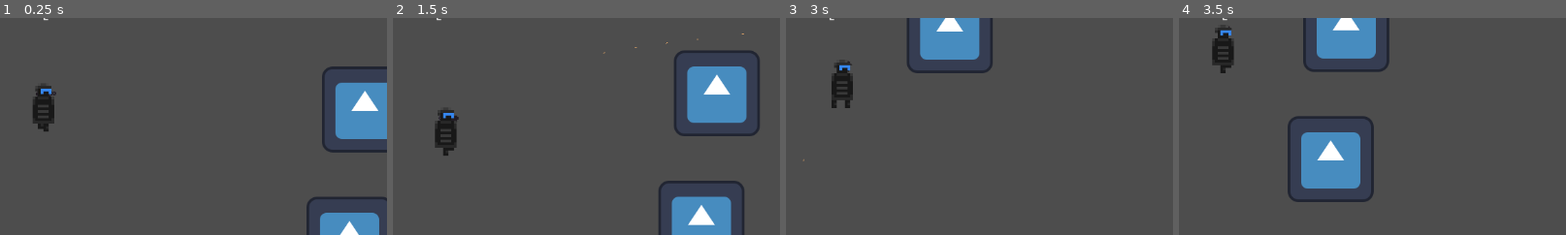
Above: before the commit, frames 1-4 (left to right).
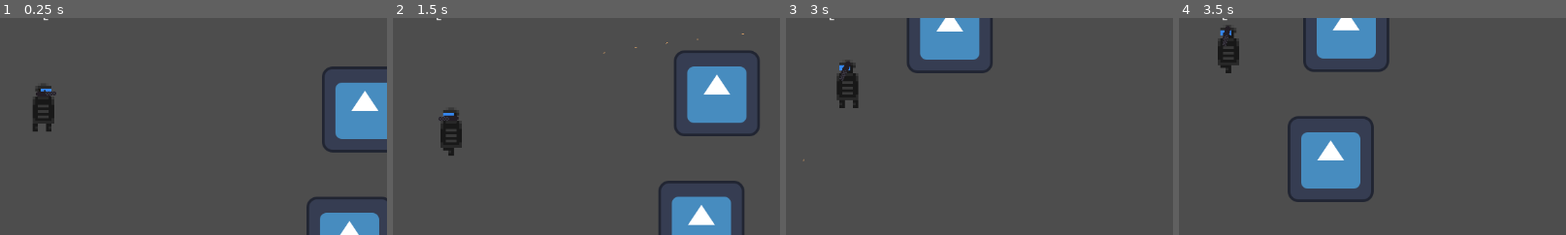
Above: after the commit, the same moments.

Repository: pingwin01games/BialJam2024
Game: Godot game, scene res://scene/world.tscn
Two runs of this game, one before a commit and one after it. Both use one fixed random seed, a clock stepped at 60 frames per second and the inputs below. The engine's default icon, where the game draws it, is replaced by a stand-in: a white triangle on a blue panel in a dark square.
Inputs (mouse positions are % of the whole screen's width and height, from its top left):
- Up to frame 1 (0.25 s): no input
- Up to frame 2 (1.5 s): tap Enter (ui_accept) at 0.5, 0.77 s; move the mouse to (72, 45) at 0.52 s; press the mouse at (72, 45) at 0.53 s; hold Right (ui_right) 0.53-1.28 s; move the mouse to (30, 55) at 1.27 s; release the mouse at (30, 55) at 1.28 s; hold Down (ui_down) from 1.28 s (still down); click (30, 55) at 1.35 s
- Up to frame 3 (3 s): tap Enter (ui_accept) at 1.52 s; move the mouse to (60, 28) at 2.02 s; release Down (ui_down) at 2.03 s; press the mouse at (60, 28) at 2.03 s; hold Right (ui_right) 2.03-2.78 s; move the mouse to (45, 70) at 2.77 s; release the mouse at (45, 70) at 2.78 s; hold Up (ui_up) from 2.78 s (still down); click (45, 70) at 2.85 s
- Up to frame 4 (3.5 s): keep holding Up (ui_up); tap Enter (ui_accept) at 3.02 s
The pictures show only the part of the screen within x 44-94%, y 33-82%; the shares and areas given below are measured in that part.

The runs differ from the first frame. In frame 1, 0.2% of the frame differs, in the area x 8-14%, y 33-53%; in frame 2, 0.6%; in frame 3, 0.7%, in the area x 11-19%, y 20-42%; in frame 4, 0.7%.

Commit message:
walking cycle flipuje

Diff:
--- a/scene/Guns/gun_template.tscn
+++ b/scene/Guns/gun_template.tscn
@@ -7,9 +7,11 @@
 radius = 24.0
 
 [node name="Gun_Template" type="Node2D"]
+z_index = 2
 script = ExtResource("1_xghth")
 
 [node name="Gun_Sprite" type="Sprite2D" parent="."]
+z_index = 2
 scale = Vector2(0.21875, 0.0625)
 texture = ExtResource("2_fnq7p")
 
--- a/scene/gracz.tscn
+++ b/scene/gracz.tscn
@@ -67,6 +67,7 @@
 script = ExtResource("3_s1mo5")
 
 [node name="Gun_Template2" parent="hand" instance=ExtResource("3_t6yf6")]
+z_index = 0
 
 [node name="Gun_Template" parent="hand" instance=ExtResource("4_082ke")]
 visible = false
@@ -115,7 +116,7 @@
 E"
 horizontal_alignment = 1
 
-[node name="AnimatedSprite2D" type="AnimatedSprite2D" parent="."]
+[node name="Walking_Cycle" type="AnimatedSprite2D" parent="."]
 scale = Vector2(4, 4)
 sprite_frames = SubResource("SpriteFrames_bqahn")
 autoplay = "default"
--- a/script/gracz.gd
+++ b/script/gracz.gd
@@ -4,6 +4,7 @@
 @onready var pick_up = $CanvasLayer/UI/Can_Pick_Up
 @onready var dodge = $Dodge_Time
 @onready var dodge_cooldown = $Dodge_Cooldown
+@onready var walking_cycle = $Walking_Cycle
 
 
 const SPEED = 300.0
@@ -23,6 +24,7 @@
 
 var direction : Vector2
 var old_direction : Vector2
+var atanek2
 
 func _ready():
 	pass
@@ -32,6 +34,8 @@
 
 	direction.x = Input.get_axis("ui_left", "ui_right")
 	direction.y = Input.get_axis("ui_up", "ui_down")
+
+	atanek2 = atan2(get_global_mouse_position().y-position.y,get_global_mouse_position().x-position.x)
 
 	if Input.is_action_just_pressed("ui_accept") and canDash:
 		dashing = true
@@ -44,39 +48,31 @@
 		old_direction = direction
 	if dashing == true:
 		old_direction = old_direction
-	print(old_direction)
+
 
 	if direction:
+		walking_cycle.play("default")
 		if dashing:
-			velocity.x = old_direction.x
-
-			velocity.y = old_direction.y
-
-			velocity = velocity.normalized()
-
-			velocity *= DASH_SPEED
+			velocity = old_direction.normalized() * DASH_SPEED
 		else:
-			velocity.x = direction.x
-
-			velocity.y = direction.y
-
-			velocity = velocity.normalized()
-
-			velocity *= SPEED
+			velocity = direction.normalized() * SPEED
 
 	else:
+		walking_cycle.stop()
 		velocity.x = move_toward(velocity.x, 0, SPEED * 0.05)
 		velocity.y = move_toward(velocity.y, 0, SPEED * 0.05)
 
 
-
-
-
 	move_and_slide()
 
-	hand.position = Vector2(1,0).rotated(atan2(get_global_mouse_position().y-position.y,get_global_mouse_position().x-position.x))
-	hand.rotation = atan2(get_global_mouse_position().y-position.y,get_global_mouse_position().x-position.x)
+	hand.position = Vector2(1,0).rotated(atanek2)
+	hand.rotation = atanek2
 
+	if rad_to_deg(atanek2) > -90 and rad_to_deg(atanek2) < 90:
+		walking_cycle.flip_h = false
+	else:
+		walking_cycle.flip_h = true
+		print("flip")
 
 
 
